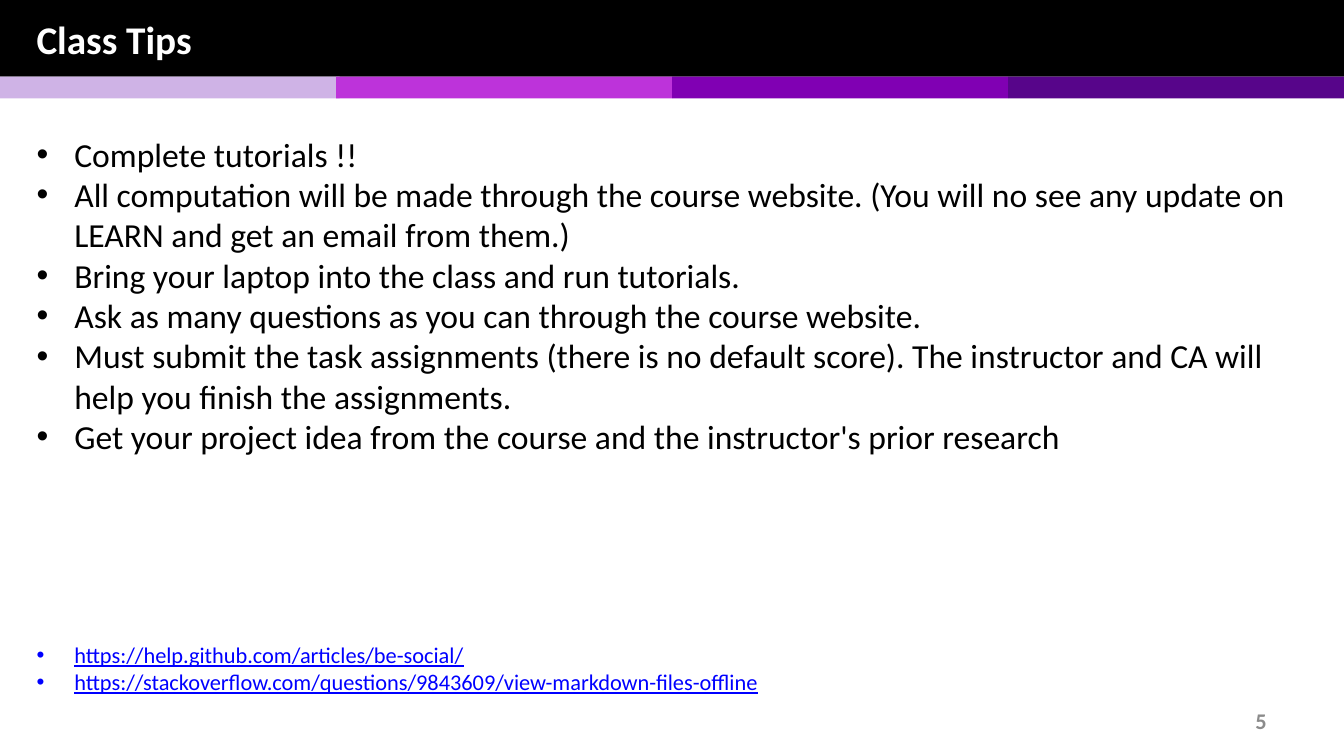
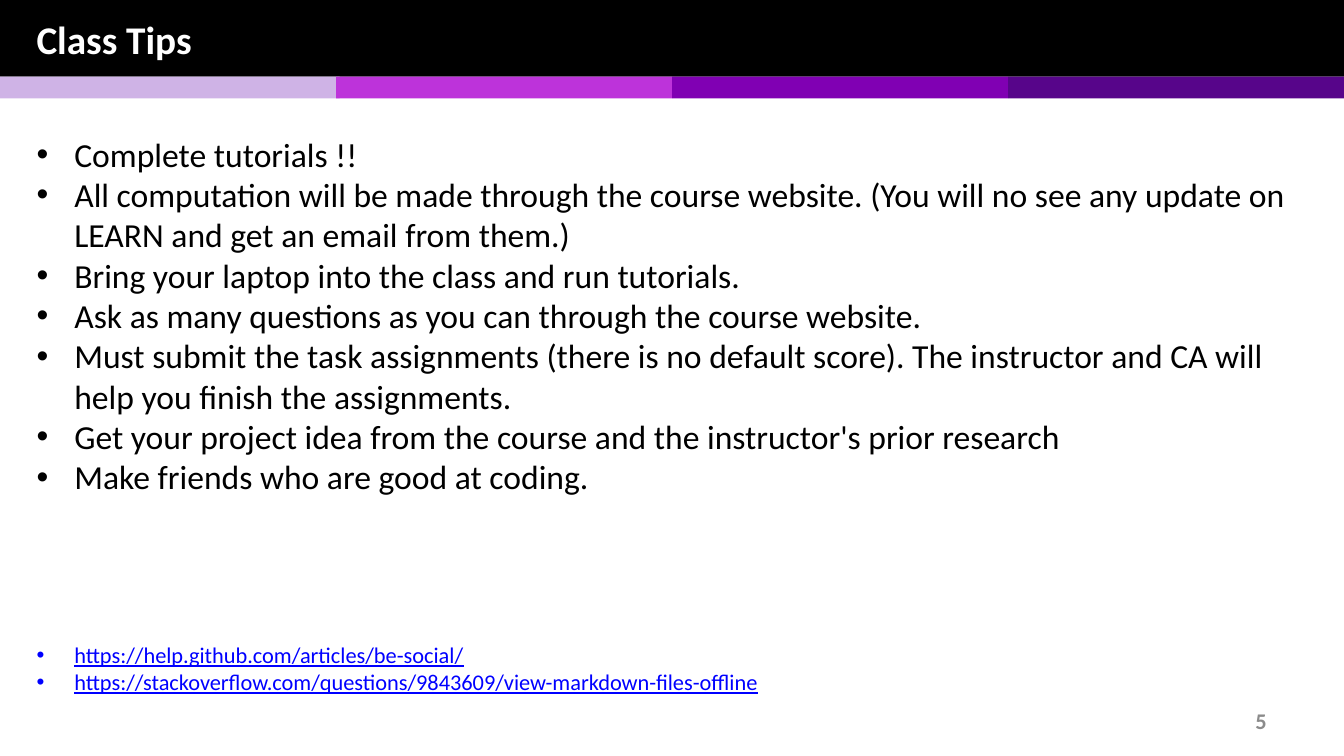
Before and after one commit to chulminy/CIVE497-CIVE700, a slide deck: slide 5 of lecture/introduction/CIVE497_700_Yeum_Course_Syllabus_V4.pptx. Drawn at 1344x756 pixels with LibreOffice and Linux fonts; fonts in the diff are those of the drawing. Boxes give left, top, right and bottom in pixels: in the first picture for what was removed or moved away, otherwise in the second. Text is boxed around its words. In the diff, an @@ line names an element or a change of style, - is before the commit and + after.

```diff
--- a/lecture/introduction/CIVE497_700_Yeum_Course_Syllabus_V4.pptx
+++ b/lecture/introduction/CIVE497_700_Yeum_Course_Syllabus_V4.pptx
@@ text at bbox=[74, 465, 588, 495]: paragraph added @@
+• Make friends who are good at coding.
```
Also in this commit, not shown: 1 slide added, 17 other files.
